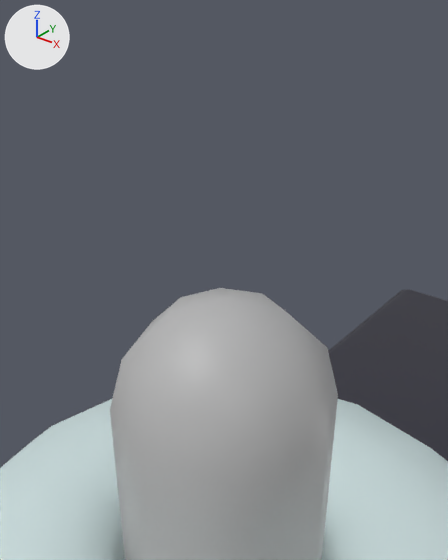
Before and after pictures for a commit that changed the FBX model asset/3D/fbx/Station/production/LastLuna_Model_Station_Smelter.fbx.
Camera for both pictures: a 50 mm lens placed at (0.1373, -1.173, 0.9396), pointed at (0.0185, -1.0244, 0.8475). The axes (+X, +Y, +Z) are drawn at upper left. The lights are the same throughout. Where no turn or scale is listed for an object, it has been applied to the vertices.

Names of what the first picture shows: 'Alcohol_Lamp001', 'Alcohol_Lamp_Wick001', 'Stand_Base001'.
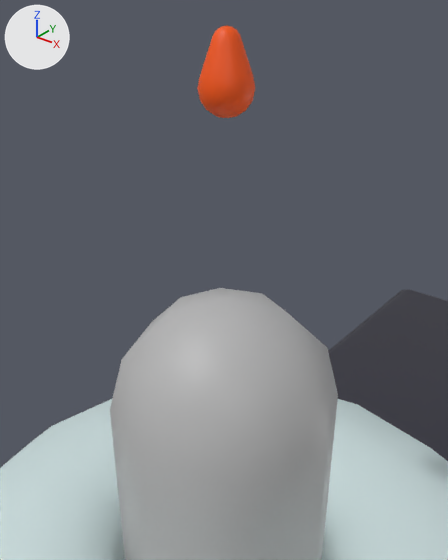
Boxes [x1, y1, x2, y2] around the edits, measured in the pictures (448 x 560 px):
'Flame_Shell001', added (orange)
    after: [197, 25, 255, 118]

Patch to the scene script:
```diff
--- a/asset/3D/fbx/Station/production/LastLuna_Model_Station_Smelter.fbx.py
+++ b/asset/3D/fbx/Station/production/LastLuna_Model_Station_Smelter.fbx.py
@@ mat_flame_shell @@
+mat_flame_shell = principled_material('Flame_Shell')
+mat_flame_shell.base_color = (1.0, 0.1, 0.0)  # orange #ff5900
@@ me_mesh_012 @@
+me_mesh_012.from_pydata(...)  # 178 vertices, 192 faces; spans x -0.01..0.01, y -0.01..0.01, z -0.01..0.02
+me_mesh_012.materials.append(mat_flame_shell)  # orange #ff5900
@@ ob_flame_shell001 @@
+ob_flame_shell001 = bpy.data.objects.new('Flame_Shell001', me_mesh_012)
+ob_flame_shell001.location = (0.0, -1.0, 0.9058)
```
